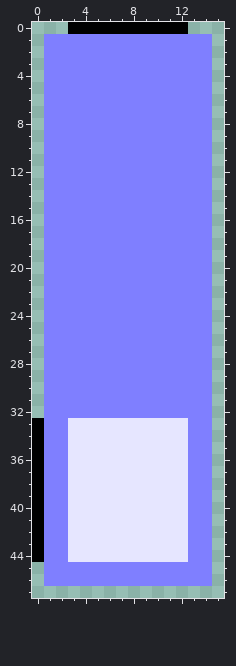
Edited in one commit: pixel-art file (raw/ui-ase/window.9.aseprite). The picture above is the old version.
16x48 pixels, 1 frame.
The result:
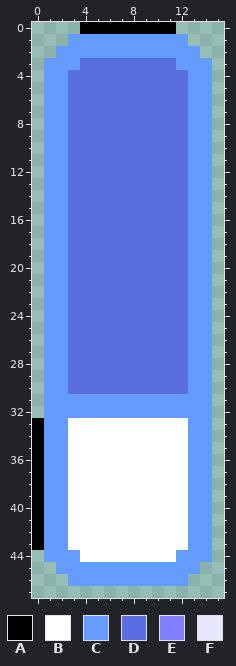
Palette (. is transparent): A #000000  B #ffffff  C #639bff  D #5b6ee1  E #7f7fff  F #e6e6ff
What changed:
Changed rows in their new state; - is an unchanged pixel.
first column x 0:
 0 ---.--------.--
 1 -..CCCCCCCCCC..
 2 -.CCCCCCCCCCCC.
 3 -CCCDDDDDDDDCCC
 4 -CCDDDDDDDDDDCC
 5 -CCDDDDDDDDDDCC
 6 -CCDDDDDDDDDDCC
 7 -CCDDDDDDDDDDCC
 8 -CCDDDDDDDDDDCC
 9 -CCDDDDDDDDDDCC
10 -CCDDDDDDDDDDCC
11 -CCDDDDDDDDDDCC
12 -CCDDDDDDDDDDCC
13 -CCDDDDDDDDDDCC
14 -CCDDDDDDDDDDCC
15 -CCDDDDDDDDDDCC
16 -CCDDDDDDDDDDCC
17 -CCDDDDDDDDDDCC
18 -CCDDDDDDDDDDCC
19 -CCDDDDDDDDDDCC
20 -CCDDDDDDDDDDCC
21 -CCDDDDDDDDDDCC
22 -CCDDDDDDDDDDCC
23 -CCDDDDDDDDDDCC
24 -CCDDDDDDDDDDCC
25 -CCDDDDDDDDDDCC
26 -CCDDDDDDDDDDCC
27 -CCDDDDDDDDDDCC
28 -CCDDDDDDDDDDCC
29 -CCDDDDDDDDDDCC
30 -CCDDDDDDDDDDCC
31 -CCCCCCCCCCCCCC
32 -CCCCCCCCCCCCCC
33 -CCBBBBBBBBBBCC
34 -CCBBBBBBBBBBCC
35 -CCBBBBBBBBBBCC
36 -CCBBBBBBBBBBCC
37 -CCBBBBBBBBBBCC
38 -CCBBBBBBBBBBCC
39 -CCBBBBBBBBBBCC
40 -CCBBBBBBBBBBCC
41 -CCBBBBBBBBBBCC
42 -CCBBBBBBBBBBCC
43 -CCBBBBBBBBBBCC
44 .CCCBBBBBBBBCCC
45 -.CCCCCCCCCCCC.
46 -..CCCCCCCCCC..
